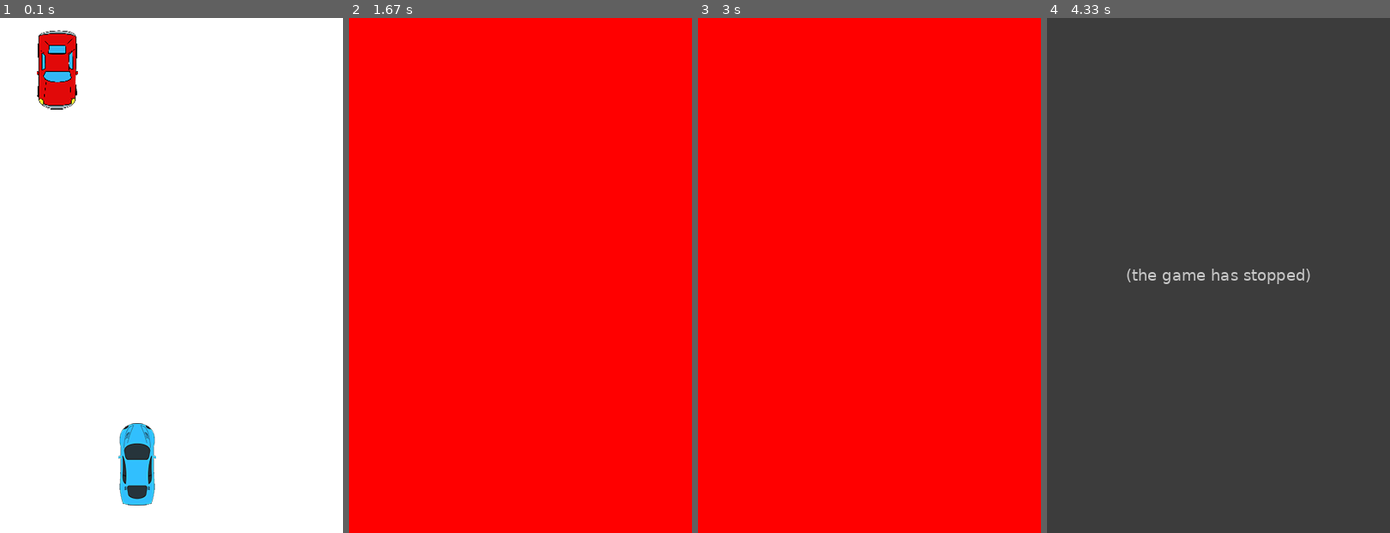
Above: before the commit, frames 1-4 (left to right).
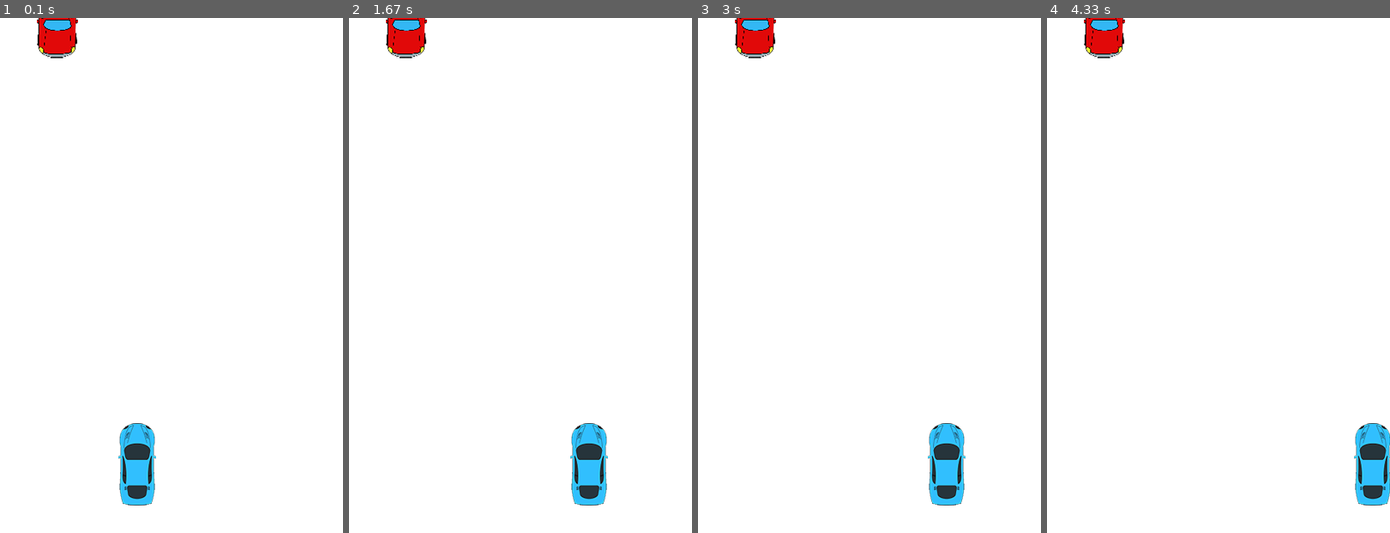
Above: after the commit, the same moments.

Repository: BenjaminLawrence/LearningPyGame
Game: pygame game, started from main.py
Two runs of this game, one before a commit and one after it. Both use one fixed random seed, a clock stepped at 60 frames per second and the inputs below.
Inputs:
- Up to frame 1 (0.1 s): no input
- Up to frame 2 (1.67 s): hold Right 0.33-0.8 s; hold Right 0.83-1.3 s; hold Left from 1.33 s (still down)
- Up to frame 3 (3 s): release Left at 1.87 s; hold Left 1.9-2.3 s; hold Right 2.33-2.97 s
- Up to frame 4 (4.33 s): hold Left 3-3.47 s; hold Right 3.5-3.97 s; hold Right from 4 s (still down)

The runs differ from the first frame. In frame 1, 1.8% of the frame differs, in the area x 10-23%, y 0-18%; in frame 2, 100%, in the area x 0-100%, y 0-100%; in frame 3, 100%; in frame 4, 100%.
Before the commit the program exited at 3.63 s; later frames show no game.

Commit message:
Create loop for all entities
Created a loop to handle the moving of all non-player entities.

Diff:
--- a/main.py
+++ b/main.py
@@ -20,22 +20,19 @@
         pygame.display.set_caption("Game")
 
     def on_execute(self):
-        inc_speed = pygame.USEREVENT + 1
-        pygame.time.set_timer(inc_speed, 1000)
-
         if self.on_init() == False:
             self._running = False
 
         while (self._running):
             GameClock = pygame.time.Clock()
 
+            inc_speed = pygame.USEREVENT + 1
+            pygame.time.set_timer(inc_speed, 1000)
+
             player = Player()
             enemy1 = Enemy()
 
-            all_sprites = pygame.sprite.Group()
-            all_sprites.add(player)
-            all_sprites.add(enemy1)
-
+            non_player_sprites = pygame.sprite.Group()
             enemies = pygame.sprite.Group()
             enemies.add(enemy1)
 
@@ -49,8 +46,9 @@
                     if event.type == QUIT:
                         pygame.quit()
                         sys.exit()
-                player.update()
-                enemy1.move()
+                player.move()
+                for entity in non_player_sprites:
+                    entity.move()
 
                 self._display_surf.fill(WHITE)
                 player.draw(self._display_surf)
@@ -59,7 +57,8 @@
                 if pygame.sprite.spritecollideany(player, enemies):
                     self._display_surf.fill(RED)
                     pygame.display.update()
-                    for entity in all_sprites:
+                    player.kill()
+                    for entity in non_player_sprites:
                         entity.kill()
                     time.sleep(2)
                     pygame.quit()
